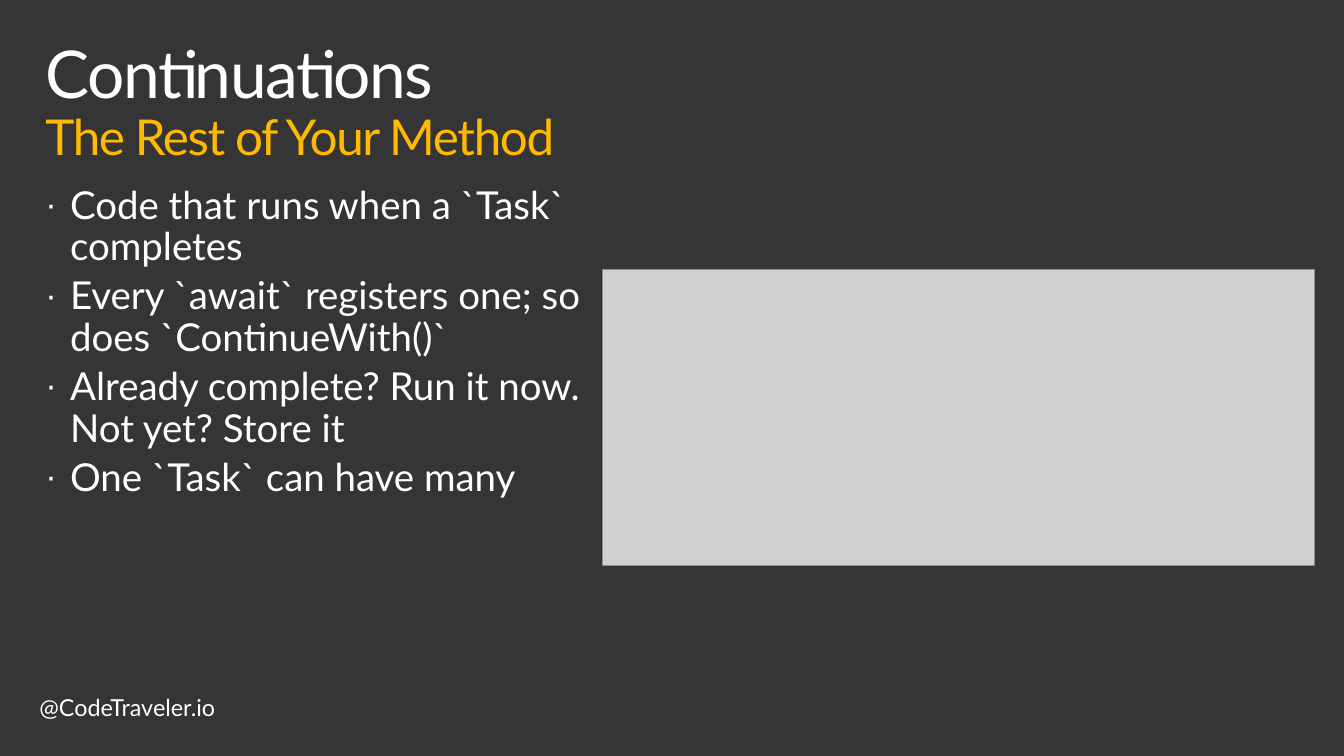
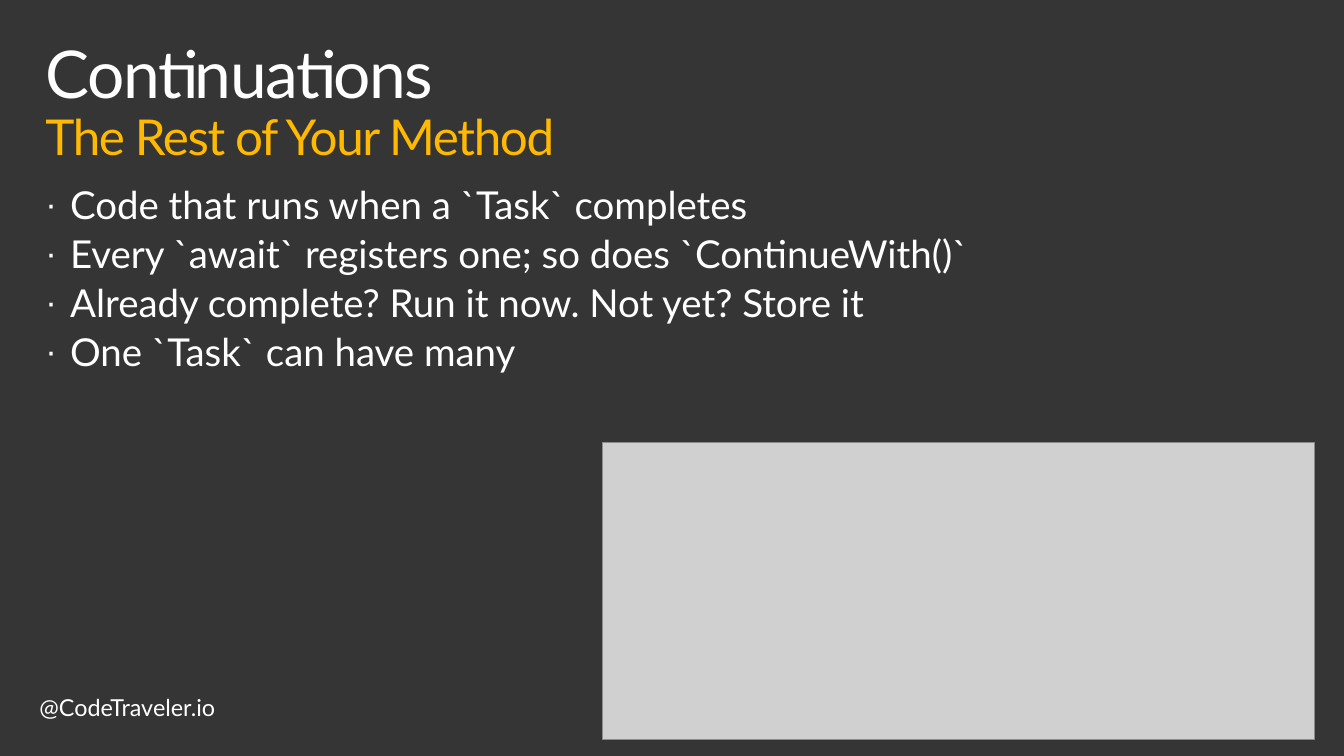
Before and after one commit to TheCodeTraveler/BecomeAnExpertWithAsyncAwait, a slide deck: slide 5 of 4. Creating Custom Implementation of Task/CreatingTaskFromScratch.pptx. Drawn at 1344x756 pixels with LibreOffice and Linux fonts; fonts in the diff are those of the drawing; grey boxes stand for pictures; background and template pictures are left out. Boxes give left, top, right and bottom in pixels: in the first picture for what was removed or moved away, otherwise in the second. Text is boxed around its words. In the diff, an @@ line names an element or a change of style, - is before the commit and + after.

```diff
--- a/4. Creating Custom Implementation of Task/CreatingTaskFromScratch.pptx
+++ b/4. Creating Custom Implementation of Task/CreatingTaskFromScratch.pptx
@@ text "Code that runs when a ..." rewrapped from bbox=[70, 190, 580, 498] to bbox=[70, 190, 968, 373] @@
@@ picture: place and size @@
-picture at bbox=[603, 269, 1314, 565]
+picture at bbox=[603, 443, 1314, 739]
```
Also in this commit, not shown: 5 other slides changed, 1 other file.
